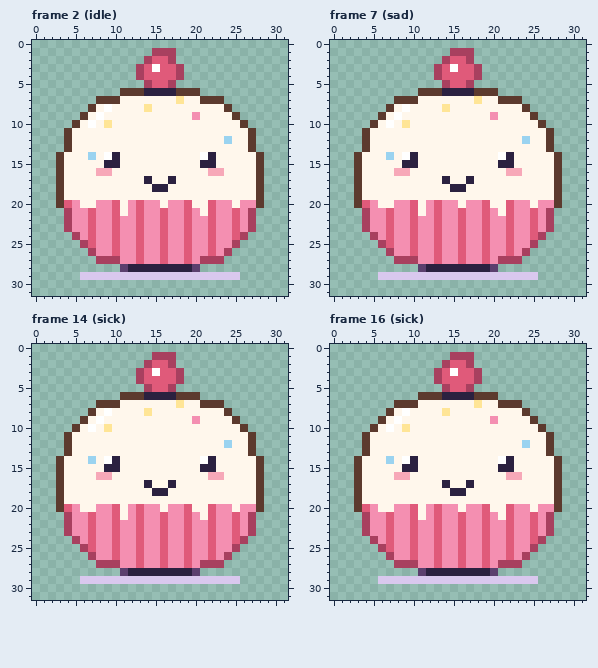
A pixel-art file gets an edit: art/characters/bakery/cuppie.aseprite. Above: the version before the commit.
32x32 pixels, 28 frames. Shown: frame 2 (idle), frame 7 (sad), frame 14 (sick), frame 16 (sick). The commit also changed other frames, which this record leaves out.
Once edited:
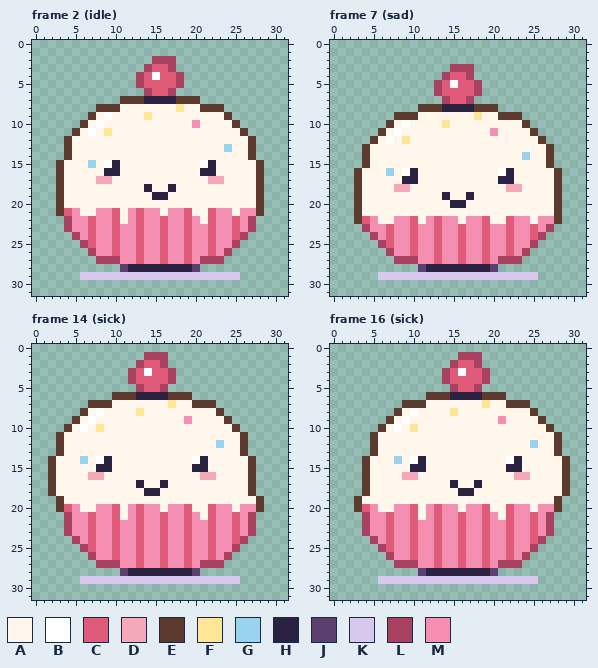
Palette (. is transparent): A #fff7ec  B #ffffff  C #e05a7a  D #f7a8b8  E #5c3a2e  F #ffe596  G #9ad3f0  H #2b2140  J #5b3f6e  K #d9c8ee  L #a8405f  M #f48fb1
Difference:
Changed rows in their new state; - is an unchanged pixel.
Frame 2 (idle), layers "face", "pet":
first column x 3:
 1 ------------...-----------
 2 -----------.LL------------
 3 ----------.LC-L.----------
 4 ------------B-------------
 5 ----------LC--CL----------
 6 --------...LCCL...--------
 7 -----...EEEHHHHEEE...-----
 8 ----.EEE---A---F--EEE.----
 9 ---.EAB----F-----A---E.---
10 --.EABA----------M----E.--
11 -.E-B-F----------------E.-
12 ---------------------A----
13 ---------------------G----
14 .E--A-AA----------AA----E.
15 ----G-B-----------B-------
16 -----AHH----------HHA-----
17 -----DD----A--A----DD-----
18 -----------HAAH-----------
19 ------------HH------------
20 -AA--AAA-AAAA-AAA--AAA-AA-
21 EC-AA--------A---A----A-ME
22 --------A---------A-------
Frame 7 (sad), layers "face", "pet":
first column x 3:
 1 ------------...-----------
 2 -----------....-----------
 3 ----------..LLL.----------
 4 ----------.L--L.----------
 5 ----------LCB-CL----------
 6 --------..LCCCCL..--------
 7 -----......LCCL......-----
 8 ----....EEEHHHHEEE....----
 9 ---..EEE-------F-AEEE..---
10 --..E-B----F---------E..--
11 -..E-B-----------M----E..-
12 -.E-B-F--------------A-E.-
14 .E--A-AA----------AA-G--E.
15 .E----AA----------AA----E.
16 ----GABH----------BHA-----
17 ------HH---A--A---HH------
18 -----DD-----AA-----DD-----
19 -----------H--H-----------
20 -AA--AAA-AAAHHAAA--AAA-AA-
21 EAAAAAAA-AAAAAAAAA-AAAAAAE
22 EC-AA---A----A---AA---A-ME
Frame 14 (sick), layers "face", "pet":
first column x 2:
 1 ------------L--.-----------
 2 -----------LC-L.-----------
 3 ----------LCBC-L.----------
 4 ----------LC---L.----------
 5 -----------LC-L.-----------
 6 --------E--H---E--.--------
 7 -----E--A------FA-E--.-----
 8 ----EABA---FA--------E.----
 9 ---EABA----------MA---E.---
10 --EABAFA---------------E.--
11 -EA---------------------E.-
12 -EA------------------GA-E.-
13 -EA---------------------E.-
14 EA--GABHA---------BHA----E.
15 EA----H-A---------H-A----E.
16 EA---D-A-----------D-A---E.
17 EA---------HA-HA---------E.
18 EA----------H-A----------E.
Frame 16 (sick), layers "face", "pet":
first column x 3:
 1 ------------.--L-----------
 2 -----------.L-CL-----------
 3 ----------.LCB-CL----------
 4 ----------.L---CL----------
 5 -----------.L-CL-----------
 6 --------.--E---H--E--------
 7 -----.--E------AF-A--E-----
 8 ----.EAB---AF--------AE----
 9 ---.EAB----------AM---AE---
10 --.EABAF---------------AE--
11 -.E---------------------AE-
12 -.E------------------AG-AE-
13 -.E---------------------AE-
14 .E--AGABH---------ABH----AE
15 .E----A-H---------A-H----AE
16 .E---A-D-----------A-D---AE
17 .E---------AH-AH---------AE
18 .E----------A-H----------AE
Where, in picture pixels (left, top, right, bottom), the same in both pictures:
changed: (56, 48, 264, 224)
changed: (354, 48, 562, 224)
changed: (48, 352, 264, 496)
changed: (354, 352, 570, 496)
